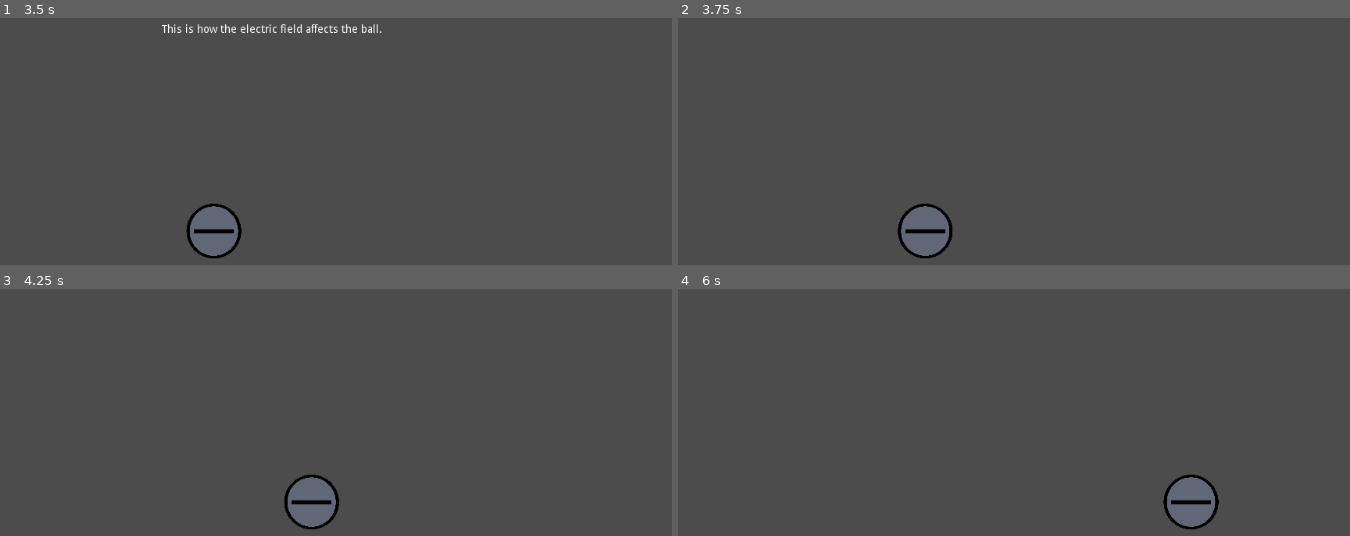
Above: before the commit, frames 1-4 (two rows, left to right).
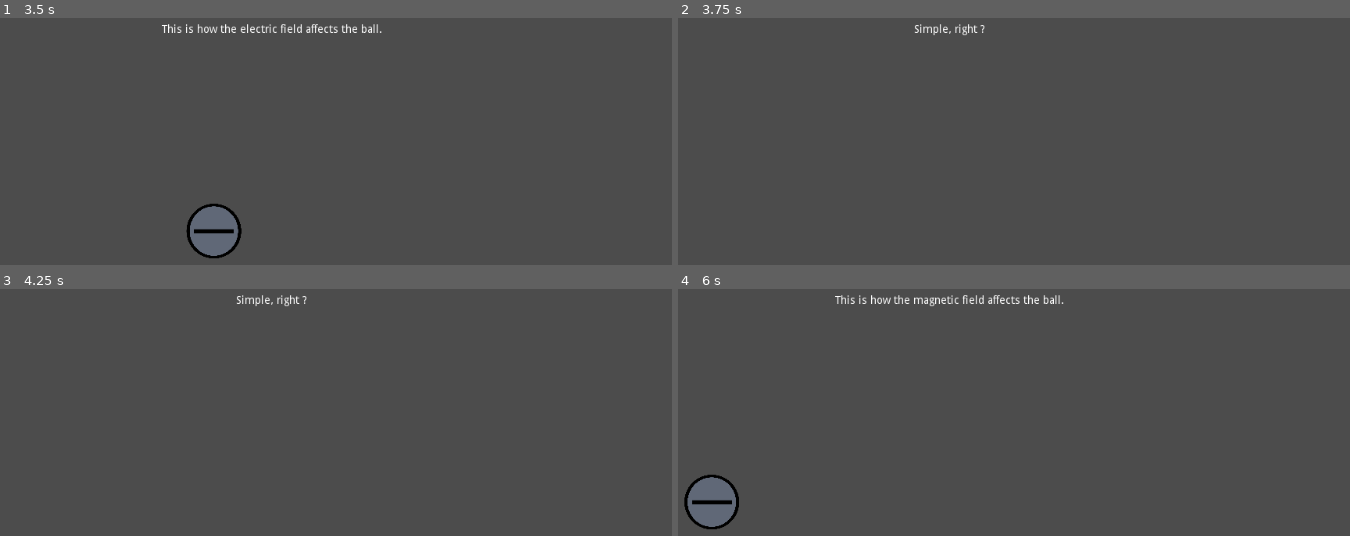
Above: after the commit, the same moments.

Repository: Nebulean/Electro-Pong
Game: Godot game, scene res://Scenes/Intro.tscn
The game is run twice, just before and just after one commit, with the same random seed, the same clock (stepped at 60 frames per second) and the same inputs. The project has no main scene, so this scene is started directly.
Inputs:
- Up to frame 1 (3.5 s): tap Enter at 0.5, 2 s; hold Right (ui_right) 0.53-1.28 s; tap Space at 1.25 s; hold Left (ui_left) 1.28-2.03 s; hold Right (ui_right) from 2.03 s (still down)
- Up to frame 2 (3.75 s): release Right (ui_right) at 3.53 s; hold Left (ui_left) from 3.53 s (still down)
- Up to frame 3 (4.25 s): keep holding Left (ui_left)
- Up to frame 4 (6 s): release Left (ui_left) at 5.78 s; hold Right (ui_right) from 5.78 s (still down)

Frame 1 is identical in both runs. In frame 2, 1.6% of the frame differs, in the area x 32-46%, y 2-98%; in frame 3, 1.6%; in frame 4, 3.4%, in the area x 0-81%, y 2-98%.
Error before the commit: Invalid get index '8' (on base: 'Array'). (res://Scripts/Intro.gd:42)

Commit message:
Updated introduction. Waiting for advancements in other scenes

Diff:
--- a/game/Scripts/Intro.gd
+++ b/game/Scripts/Intro.gd
@@ -122,5 +122,9 @@
 		var pos = Vector2(get_viewport().size.x/6, get_viewport().size.y/2)
 		var vec = Vector2(200,0)
 		ball_modifier(pos, vec)
+	elif command == "PLAYER_DISAPPEAR":
+		pass
+	elif command == "MAGNETIC":
+		pass
 	else:
 		print("Unknown command")
Not shown, changed: game/Assets/Text/intro.txt
